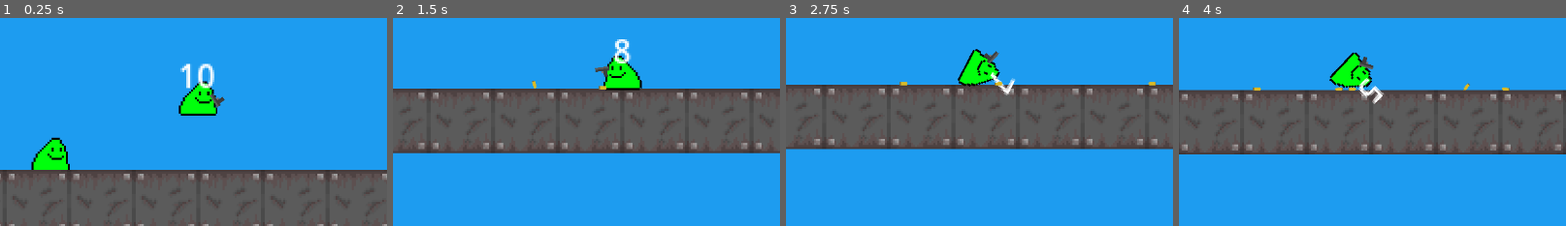
Above: before the commit, frames 1-4 (left to right).
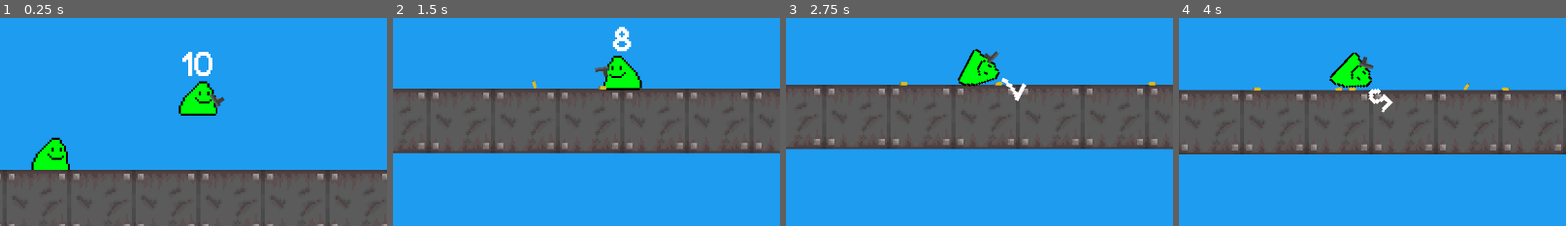
Above: after the commit, the same moments.

Repository: a0fefd/blobs-with-guns-remastered
Game: Godot game, scene res://scenes/levels/world.tscn
Same seed, same stepped clock (60 frames per second), same inputs: the game is played once before the commit and once after it.
Inputs (mouse positions are % of the whole screen's width and height, from its top left):
- Up to frame 1 (0.25 s): no input
- Up to frame 2 (1.5 s): move the mouse to (72, 47) at 0.52 s; click (72, 47) at 0.6 s; move the mouse to (30, 57) at 1.27 s; click (30, 57) at 1.35 s
- Up to frame 3 (2.75 s): move the mouse to (60, 29) at 2.02 s; click (60, 29) at 2.1 s
- Up to frame 4 (4 s): move the mouse to (45, 73) at 2.77 s; click (45, 73) at 2.85 s; move the mouse to (80, 68) at 3.52 s; click (80, 68) at 3.6 s
The pictures show only the part of the screen within x 24-74%, y 39-89%; the shares and areas given below are measured in that part.

The runs differ from the first frame. In frame 1, 0.9% of the frame differs, in the area x 46-56%, y 16-34%; in frame 2, 0.5%; in frame 3, 0.4%; in frame 4, 0.5%.

Commit message:
Add BWG font

Diff:
--- a/scenes/blobs/player.tscn
+++ b/scenes/blobs/player.tscn
@@ -1,8 +1,9 @@
-[gd_scene load_steps=4 format=3 uid="uid://n5o0ehci0ads"]
+[gd_scene load_steps=5 format=3 uid="uid://n5o0ehci0ads"]
 
 [ext_resource type="PackedScene" uid="uid://dhp7pmx1h136u" path="res://scenes/blobs/blob.tscn" id="1_n7rfh"]
 [ext_resource type="Script" path="res://scripts/player.gd" id="2_pixgc"]
 [ext_resource type="PackedScene" uid="uid://n1eghj4te88a" path="res://scenes/guns/gun.tscn" id="3_0k28s"]
+[ext_resource type="Theme" uid="uid://islpgen2qypr" path="res://theme/bwg_theme.tres" id="4_aon52"]
 
 [node name="Player" instance=ExtResource("1_n7rfh")]
 collision_layer = 5
@@ -28,5 +29,6 @@
 offset_right = 20.0
 grow_horizontal = 2
 grow_vertical = 0
+theme = ExtResource("4_aon52")
 text = "Ammo"
 horizontal_alignment = 1
--- /dev/null
+++ b/theme/bwg_theme.tres
@@ -0,0 +1,6 @@
+[gd_resource type="Theme" load_steps=2 format=3 uid="uid://islpgen2qypr"]
+
+[ext_resource type="FontFile" uid="uid://wgc23fn8gcog" path="res://theme/BWG.ttf" id="1_ml4kg"]
+
+[resource]
+default_font = ExtResource("1_ml4kg")
Binary file added: theme/BWG.ttf
Not shown, added: theme/BWG.ttf.import
